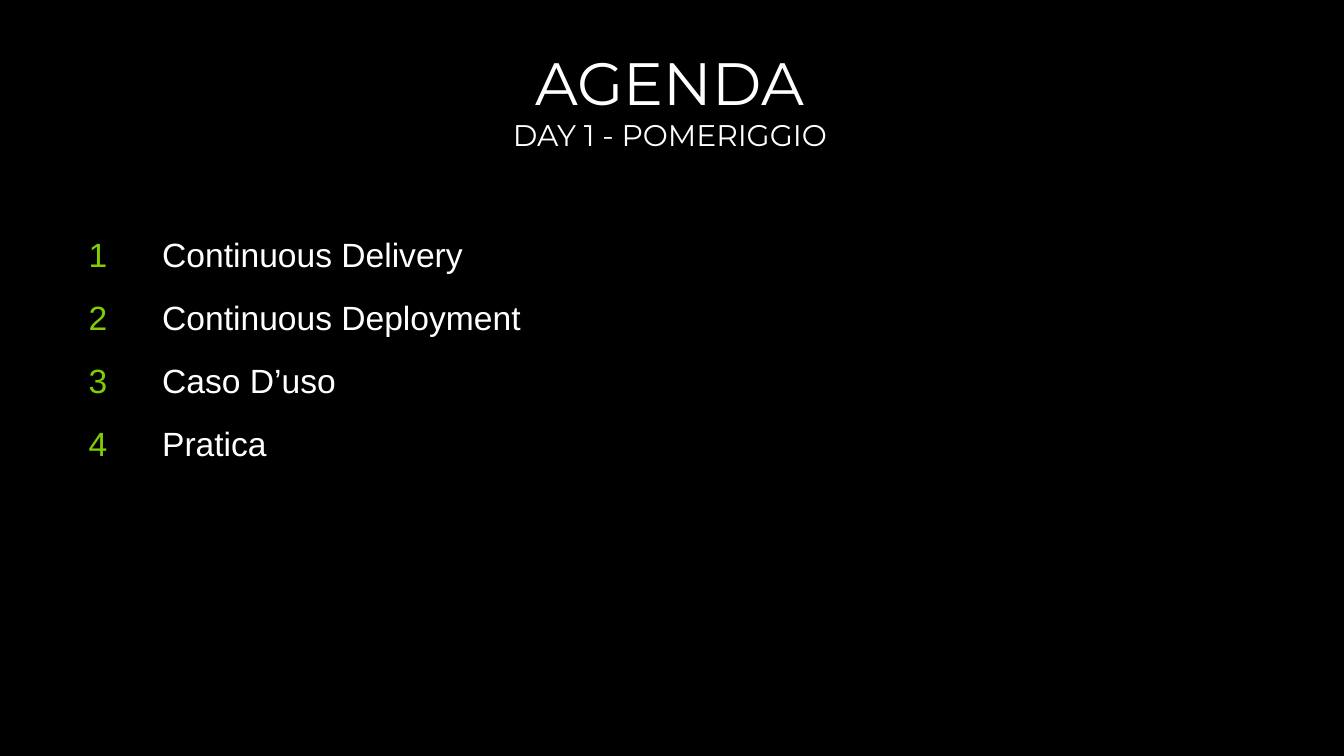
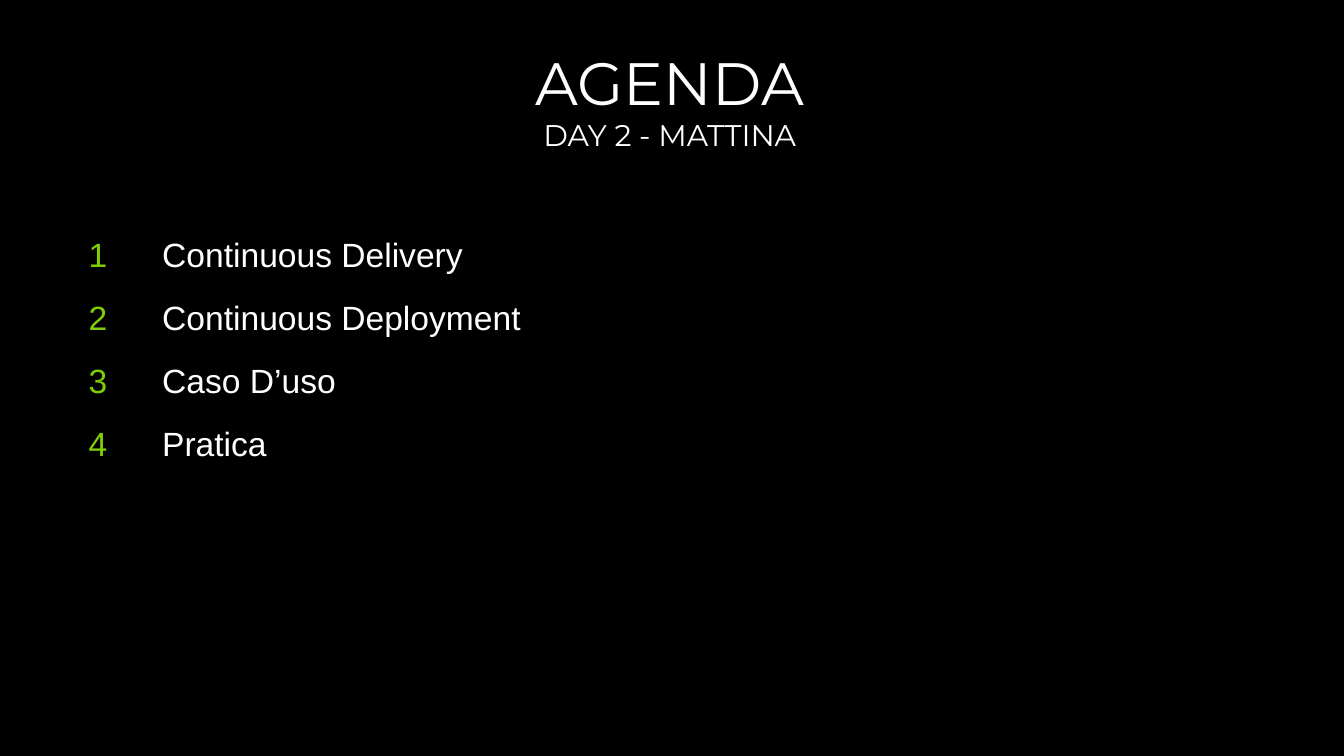
Before and after one commit to endless-upgrade/DevOpsHours, a slide deck: slide 2 of DEVOPS-3-TODO.pptx. Drawn at 1344x756 pixels with LibreOffice and Linux fonts; fonts in the diff are those of the drawing; background and template pictures are left out. Boxes give left, top, right and bottom in pixels: in the first picture for what was removed or moved away, otherwise in the second. Text is boxed around its words. In the diff, an @@ line names an element or a change of style, - is before the commit and + after.

```diff
--- a/DEVOPS-3-TODO.pptx
+++ b/DEVOPS-3-TODO.pptx
@@ subtitle at (543,125,796,146): text changed @@
-DAY 1 - POMERIGGIO
+DAY 2 - MATTINA
```
Also in this commit, not shown: 2 other slides changed, 1 slide added, 1 slide removed, 1 other file.
